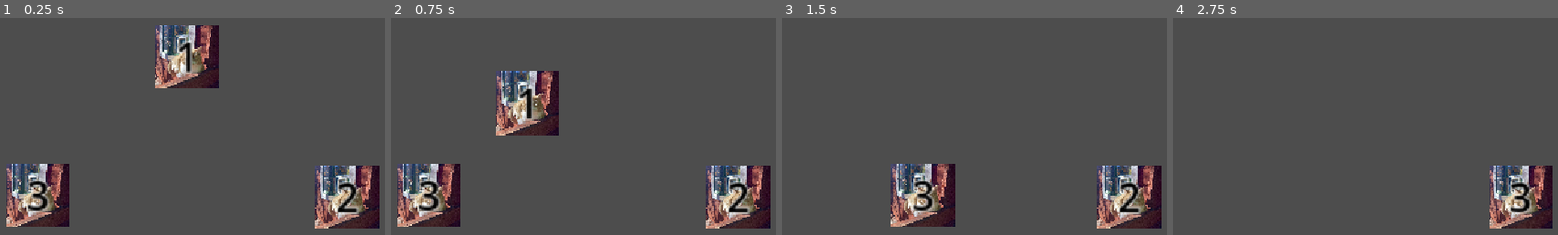
Above: before the commit, frames 1-4 (left to right).
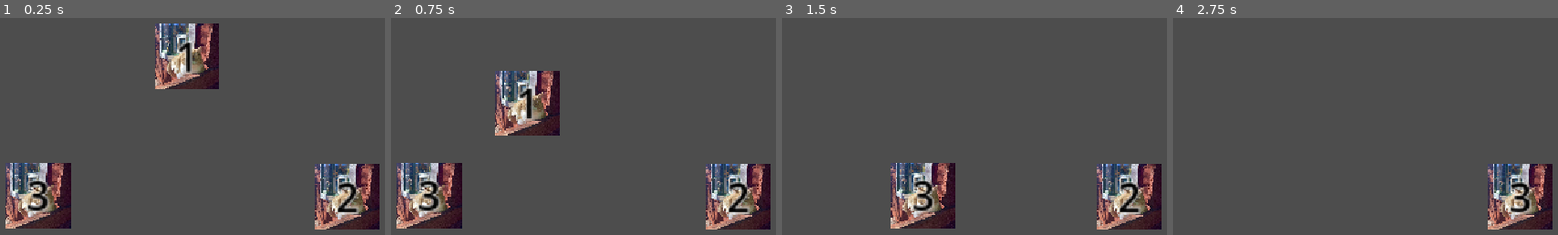
Above: after the commit, the same moments.

Repository: pon12/Heapsort-game
Game: Godot game, scene res://Szenen/main.tscn
The game is run twice, just before and just after one commit, with the same random seed, the same clock (stepped at 60 frames per second) and the same inputs.
Inputs (mouse positions are in pixels of both pictures, inside the frame that each line leads up to):
- Up to frame 1 (0.25 s): no input
- Up to frame 2 (0.75 s): tap Enter at 0.5 s; drag from (579, 57) to (429, 195) at 0.52 s
- Up to frame 3 (1.5 s): drag from (820, 195) to (1128, 198) at 1.27 s
- Up to frame 4 (2.75 s): tap Space at 2 s; click (1519, 198) at 2.17 s

The runs differ from the first frame. In frame 1, 4.3% of the frame differs, in the area x 1-99%, y 2-98%; in frame 2, 4.3%, in the area x 1-99%, y 24-98%; in frame 3, 2.8%; in frame 4, 1.5%.

Commit message:
prototyp scaling export var

Diff:
--- a/Heapsort/Scripte/tree_node.gd
+++ b/Heapsort/Scripte/tree_node.gd
@@ -7,6 +7,7 @@
 @export var snap_distance: float = 70.0
 @export var number: int = 1
 @export var picture: CompressedTexture2D
+@export var Scaling: Vector2 = Vector2(0.017, 0.017)
 
 
 var dragging: bool = false
@@ -18,8 +19,8 @@
 func _ready() -> void:
 	rest_position = global_position
 	sprite.texture = picture
+	sprite.scale = Scaling
 	label.text = str(number)
-	print(label.text)
 
 
 func _on_area_2d_input_event(
